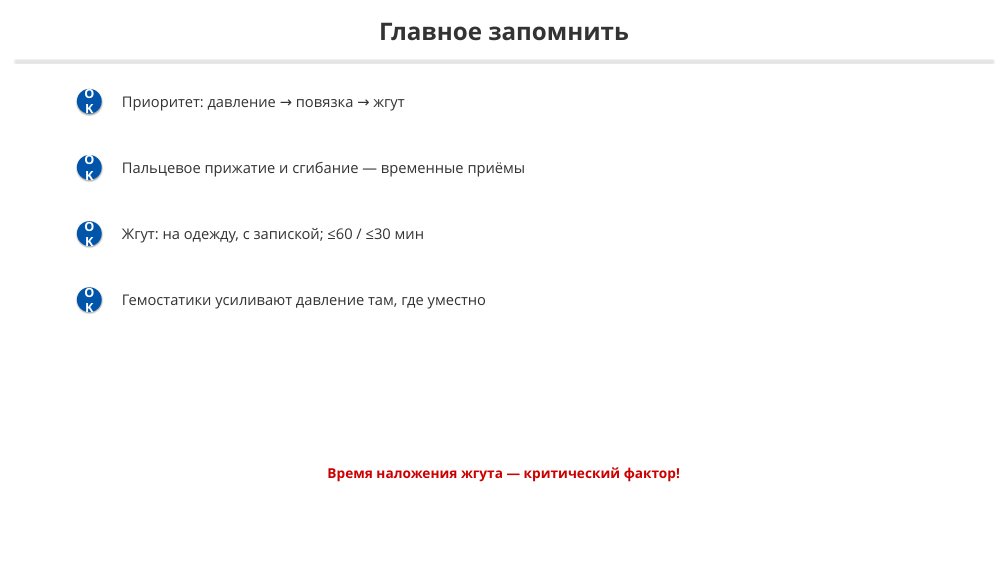
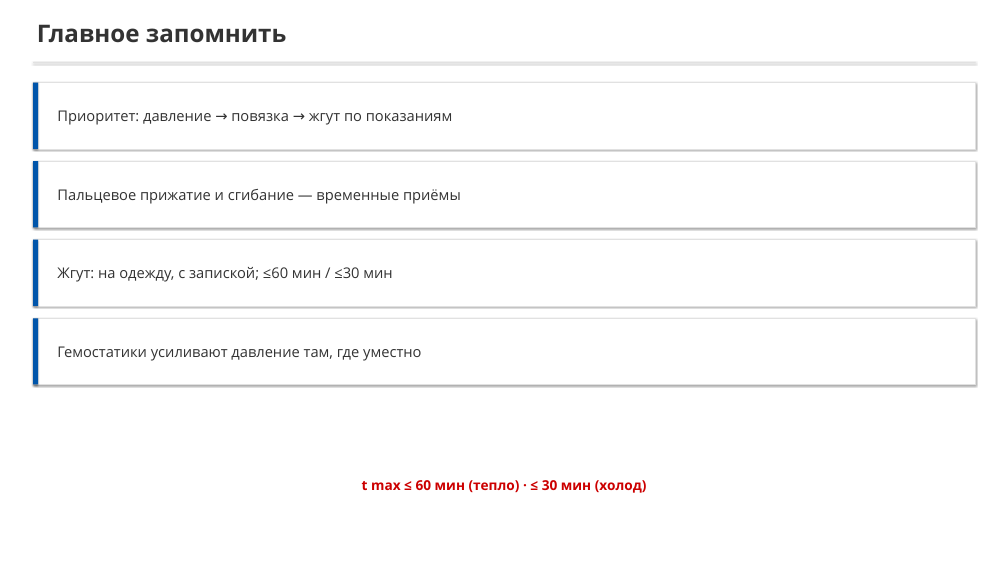
Before and after one commit to lysakalenushka-hash/-, a slide deck: slide 17 of tema2_bleeding/Способы_временной_остановки_кровотечения.pptx (slide 20 before the commit). Drawn at 1008x567 pixels with LibreOffice and Linux fonts; fonts in the diff are those of the drawing. Boxes give left, top, right and bottom in pixels: in the first picture for what was removed or moved away, otherwise in the second. Text is boxed around its words. In the diff, an @@ line names an element or a change of style, - is before the commit and + after.

```diff
--- a/tema2_bleeding/Способы_временной_остановки_кровотечения.pptx
+++ b/tema2_bleeding/Способы_временной_остановки_кровотечения.pptx
@@ text "Главное запомнить": place and size @@
-text "Главное запомнить" at [379, 22, 629, 41]
+text "Главное запомнить" at [37, 24, 287, 43]
@@ text "Главное запомнить" at [37, 24, 287, 43]: alignment centre to left @@
@@ rectangle: place and size @@
-rectangle at [15, 60, 993, 61]
+rectangle at [33, 62, 975, 63]
@@ rectangle added at [33, 83, 975, 149], fill #FFFFFF, outline #E1E1E1 1 pt @@
@@ rectangle added at [33, 83, 38, 149], fill #0055AA @@
@@ ellipse removed at [77, 89, 102, 114] @@
@@ text removed at [77, 89, 102, 114] @@
-OK
@@ text at [57, 110, 453, 125]: text changed @@
-Приоритет: давление → повязка → жгут
+Приоритет: давление → повязка → жгут по показаниям
@@ rectangle added at [33, 161, 975, 228], fill #FFFFFF, outline #E1E1E1 1 pt @@
@@ rectangle added at [33, 161, 38, 228], fill #0055AA @@
@@ text "Пальцевое прижатие и сгибание — ...": place and size @@
-text "Пальцевое прижатие и сгибание — ..." at [122, 162, 526, 177]
+text "Пальцевое прижатие и сгибание — ..." at [57, 189, 461, 204]
@@ ellipse removed at [77, 155, 102, 180] @@
@@ text removed at [77, 155, 102, 180] @@
-OK
@@ ellipse removed at [77, 221, 102, 246] @@
@@ text removed at [77, 221, 102, 246] @@
-OK
@@ rectangle added at [33, 240, 975, 306], fill #FFFFFF, outline #E1E1E1 1 pt @@
@@ rectangle added at [33, 240, 38, 306], fill #0055AA @@
@@ text at [57, 267, 392, 282]: text changed @@
-Жгут: на одежду, с запиской; ≤60 / ≤30 мин
+Жгут: на одежду, с запиской; ≤60 мин / ≤30 мин
@@ ellipse removed at [77, 287, 102, 312] @@
@@ text removed at [77, 287, 102, 312] @@
-OK
@@ rectangle added at [33, 318, 975, 384], fill #FFFFFF, outline #E1E1E1 1 pt @@
@@ rectangle added at [33, 318, 38, 384], fill #0055AA @@
@@ text "Гемостатики усиливают давление там, где ...": place and size @@
-text "Гемостатики усиливают давление там, где ..." at [122, 294, 486, 309]
+text "Гемостатики усиливают давление там, где ..." at [57, 346, 421, 361]
@@ text at [362, 480, 647, 493]: text changed @@
-Время наложения жгута — критический фактор!
+t max ≤ 60 мин (тепло) · ≤ 30 мин (холод)
```
Also in this commit, not shown: 4 other slides changed, 13 slides added, 16 slides removed, 7 other files.
